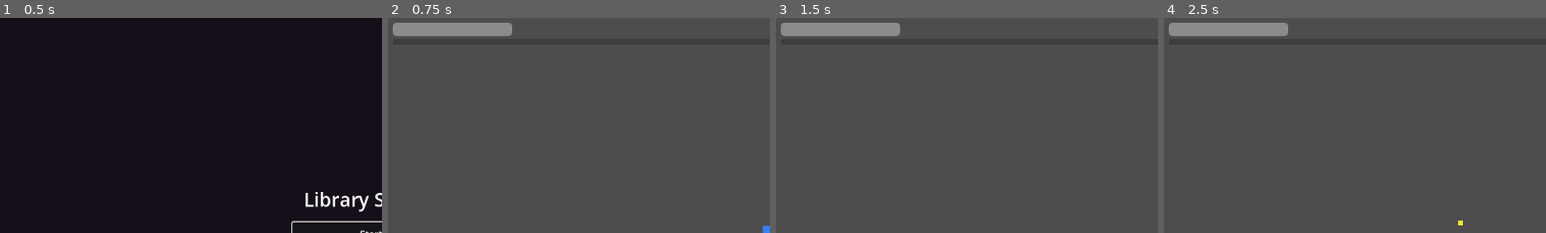
Above: before the commit, frames 1-4 (left to right).
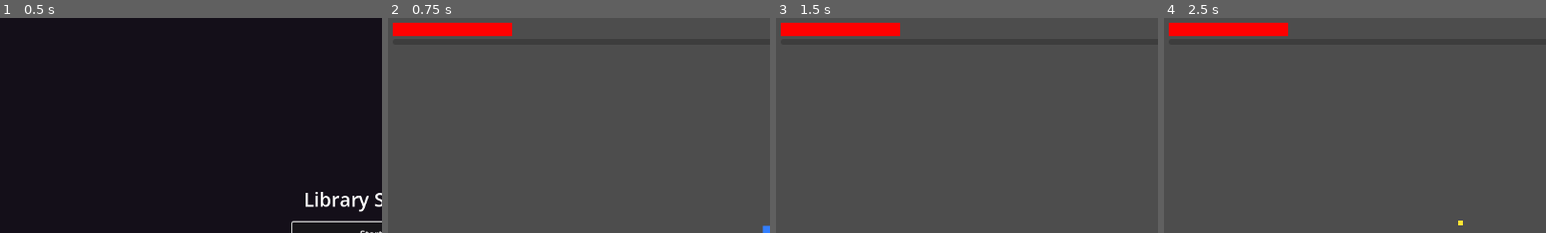
Above: after the commit, the same moments.

Repository: RussellFeinstein/library-survivors
Game: Godot game, scene res://scenes/MainMenu.tscn
Same seed, same stepped clock (60 frames per second), same inputs: the game is played once before the commit and once after it.
Inputs (mouse positions are % of the whole screen's width and height, from its top left):
- Up to frame 1 (0.5 s): no input
- Up to frame 2 (0.75 s): click "Start Run" at 0.5 s
- Up to frame 3 (1.5 s): tap Enter (confirm) at 1.25, 1.35 s; move the mouse to (72, 45) at 1.27 s; hold D (move_right) from 1.28 s (still down)
- Up to frame 4 (2.5 s): move the mouse to (30, 55) at 2.02 s; release D (move_right) at 2.03 s; hold S (move_down) from 2.03 s (still down); click (30, 55) at 2.1 s
The pictures show only the part of the screen within x 0-50%, y 0-50%; the shares and areas given below are measured in that part.

Frame 1 is identical in both runs. In frame 2, 1.9% of the frame differs, in the area x 1-33%, y 2-9%; in frame 3, 1.9%; in frame 4, 1.9%.

Commit message:
Color HP bar fill red (v0.4.7)
Co-Authored-By: Claude Sonnet 4.6 <noreply@anthropic.com>

Diff:
--- a/project.godot
+++ b/project.godot
@@ -12,7 +12,7 @@
 
 config/name="Library Survivors"
 config/description="A top-down 2D survivors-like prototype with a library theme."
-config/version="0.4.6"
+config/version="0.4.7"
 run/main_scene="res://scenes/MainMenu.tscn"
 config/features=PackedStringArray("4.6", "GL Compatibility")
 config/godot_version="4.6.1.stable"
--- a/ui/HUD.tscn
+++ b/ui/HUD.tscn
@@ -4,6 +4,9 @@
 
 [sub_resource type="StyleBoxFlat" id="StyleBoxFlat_xpfill"]
 bg_color = Color(1, 0.85, 0, 1)
+
+[sub_resource type="StyleBoxFlat" id="StyleBoxFlat_hpfill"]
+bg_color = Color(1, 0, 0, 1)
 
 [node name="HUD" type="CanvasLayer"]
 layer = 10
@@ -27,6 +30,7 @@
 max_value = 100.0
 value = 100.0
 show_percentage = false
+theme_override_styles/fill = SubResource("StyleBoxFlat_hpfill")
 
 [node name="Spacer" type="Control" parent="VBoxContainer/TopRow"]
 size_flags_horizontal = 3
